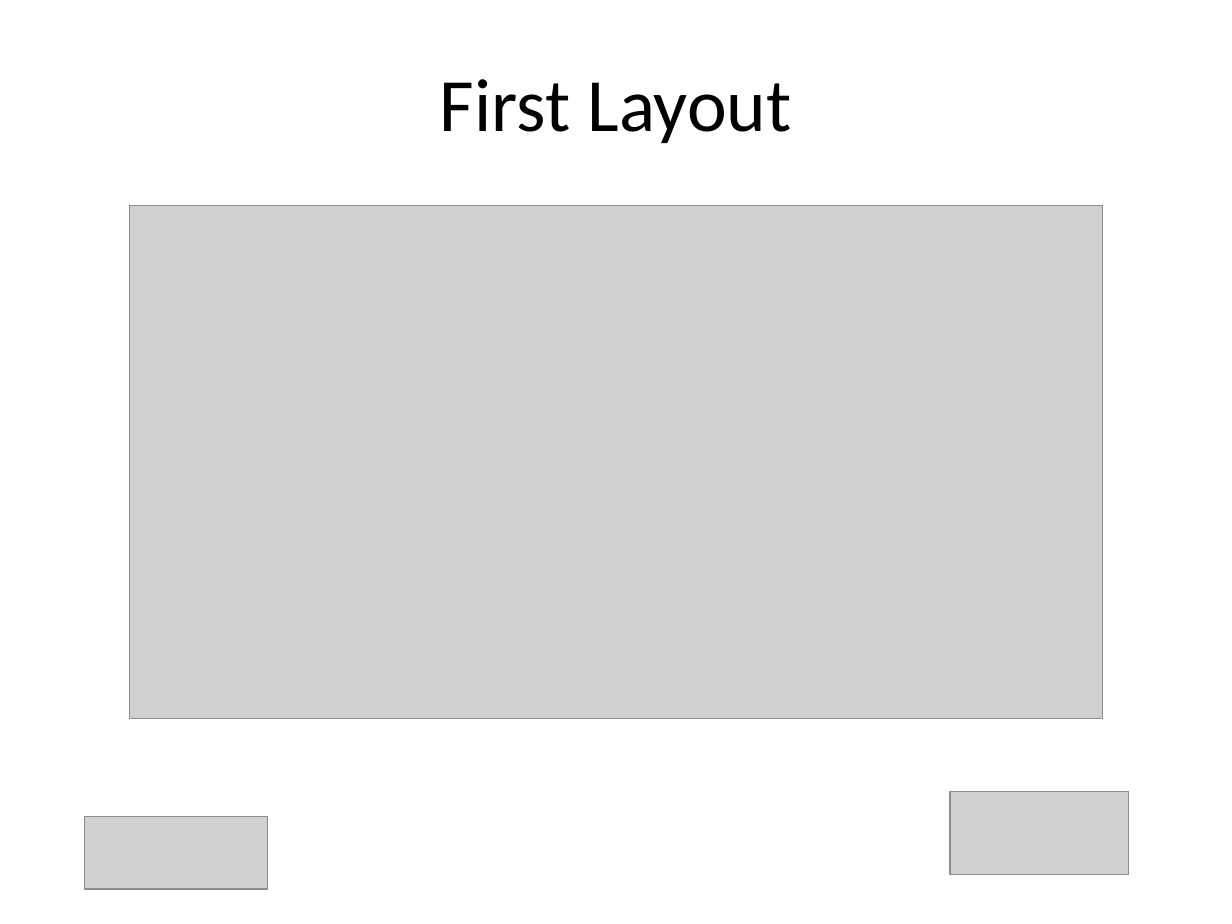
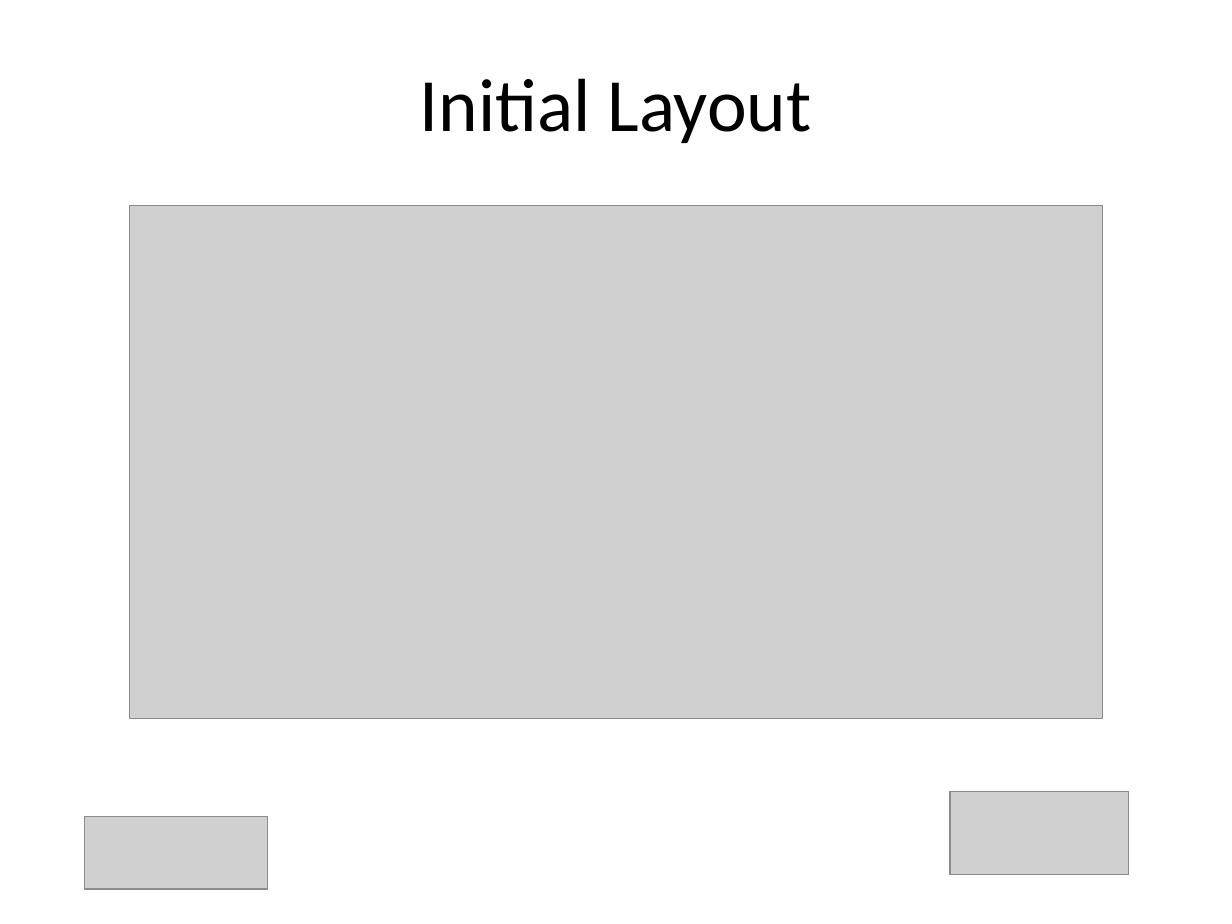
Before and after one commit to Jorjo80/Trabajo-ELAB, a slide deck: slide 7 of Presentacion.pptx. Drawn at 1232x924 pixels with LibreOffice and Linux fonts; fonts in the diff are those of the drawing; grey boxes stand for pictures. Boxes give left, top, right and bottom in pixels: in the first picture for what was removed or moved away, otherwise in the second. Text is boxed around its words. In the diff, an @@ line names an element or a change of style, - is before the commit and + after.

```diff
--- a/Presentacion.pptx
+++ b/Presentacion.pptx
@@ title at <box>420,78,812,143</box>: text changed @@
-First Layout
+Initial Layout
```
Also in this commit, not shown: 7 other slides changed.
